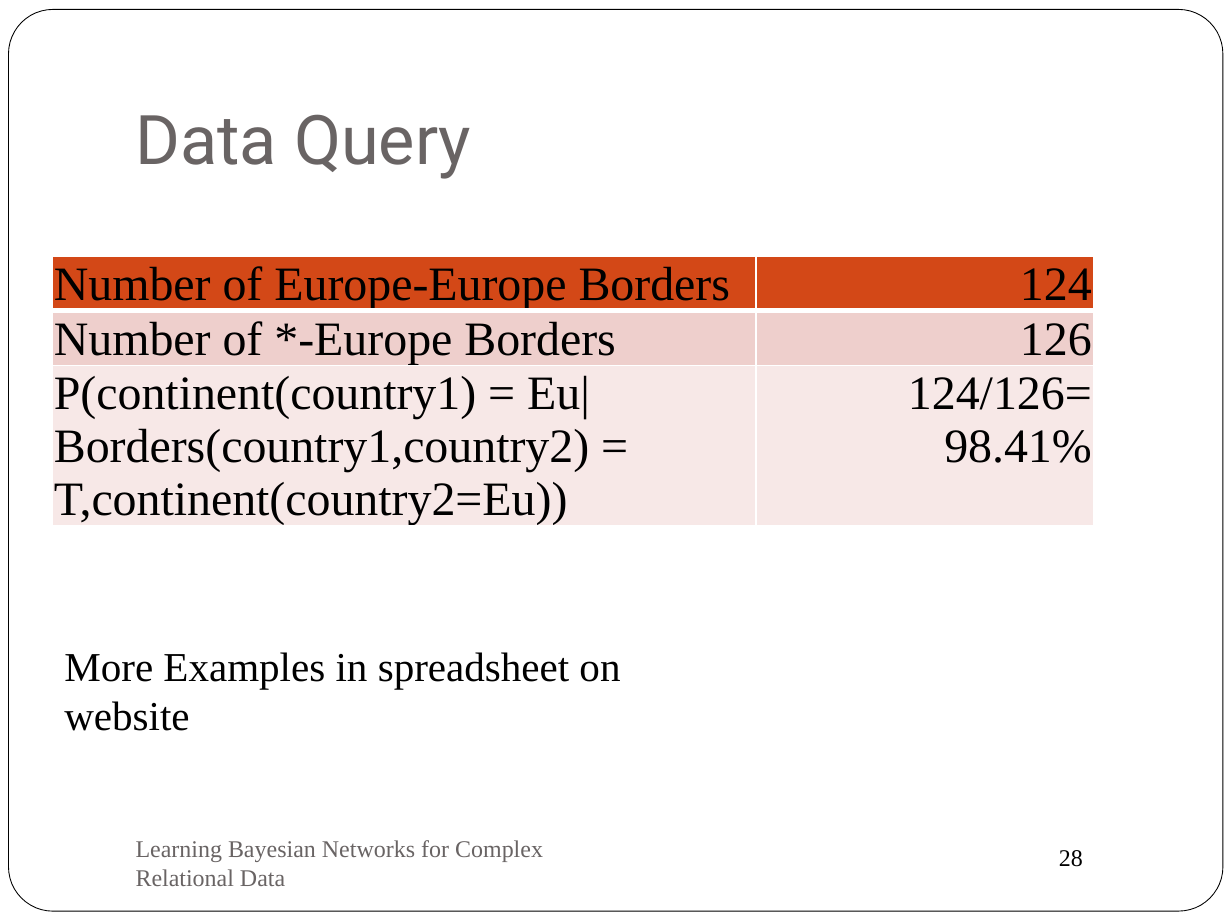
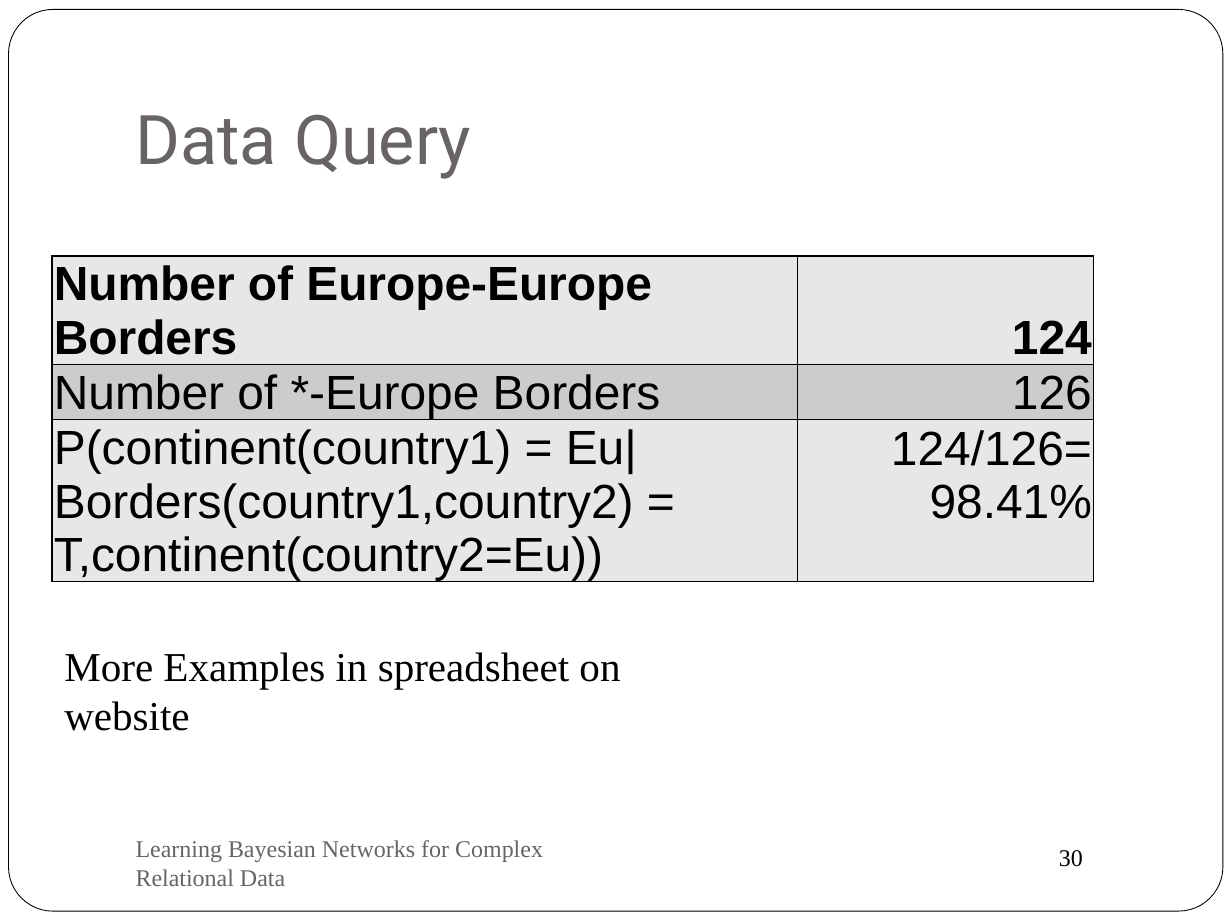
Before and after one commit to oschulte/srl-tutorial-slides, a slide deck: slide 30 of ch2-fo-bayes-nets.pptx (slide 28 before the commit). Drawn at 1232x924 pixels with LibreOffice and Linux fonts; fonts in the diff are those of the drawing. Boxes give left, top, right and bottom in pixels: in the first picture for what was removed or moved away, otherwise in the second. Text is boxed around its words. In the diff, an @@ line names an element or a change of style, - is before the commit and + after.

```diff
--- a/ch2-fo-bayes-nets.pptx
+++ b/ch2-fo-bayes-nets.pptx
@@ table at (52, 256, 1093, 584) @@
@@ fill #D34817 to #E7E7E7 in row 1 @@
@@ fill #EFCFCC to #CCCCCC in row 2 @@
@@ fill #F7E9E8 to #E7E7E7 in row 3 @@
@@ font Times New Roman to Arial @@
@@ bold on in "Number of Europe-Europe Borders", "124" @@
@@ borders changed @@
@@ page number at (1059, 850, 1083, 867): text changed @@
-28
+30
```
Also in this commit, not shown: 4 other slides changed, 3 slides added, 1 slide removed.
